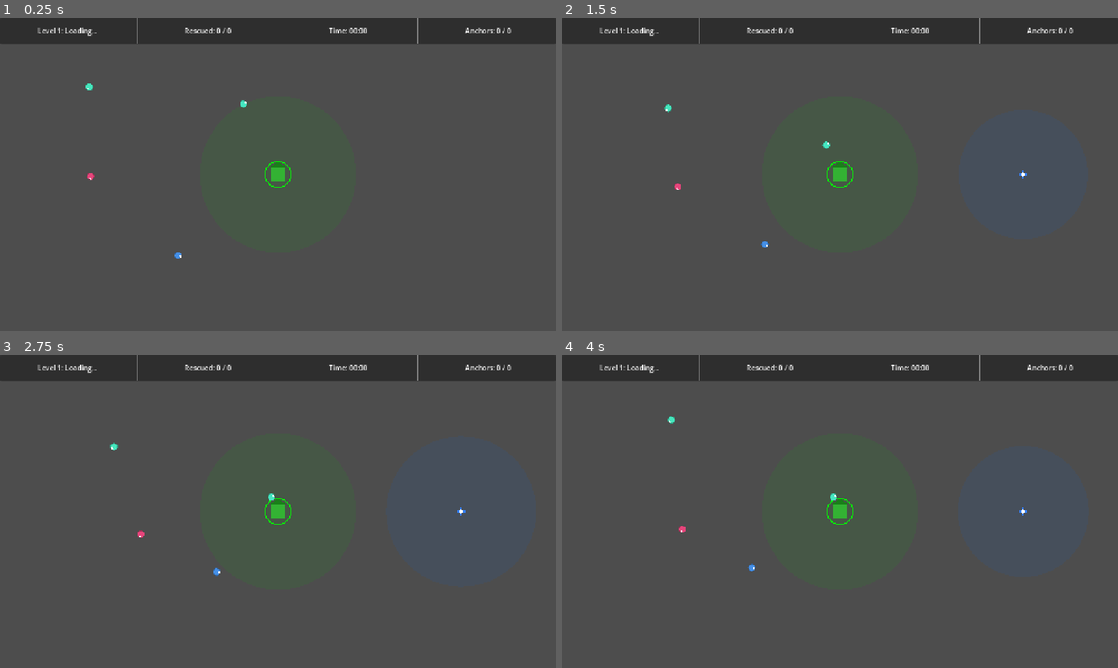
Above: before the commit, frames 1-4 (two rows, left to right).
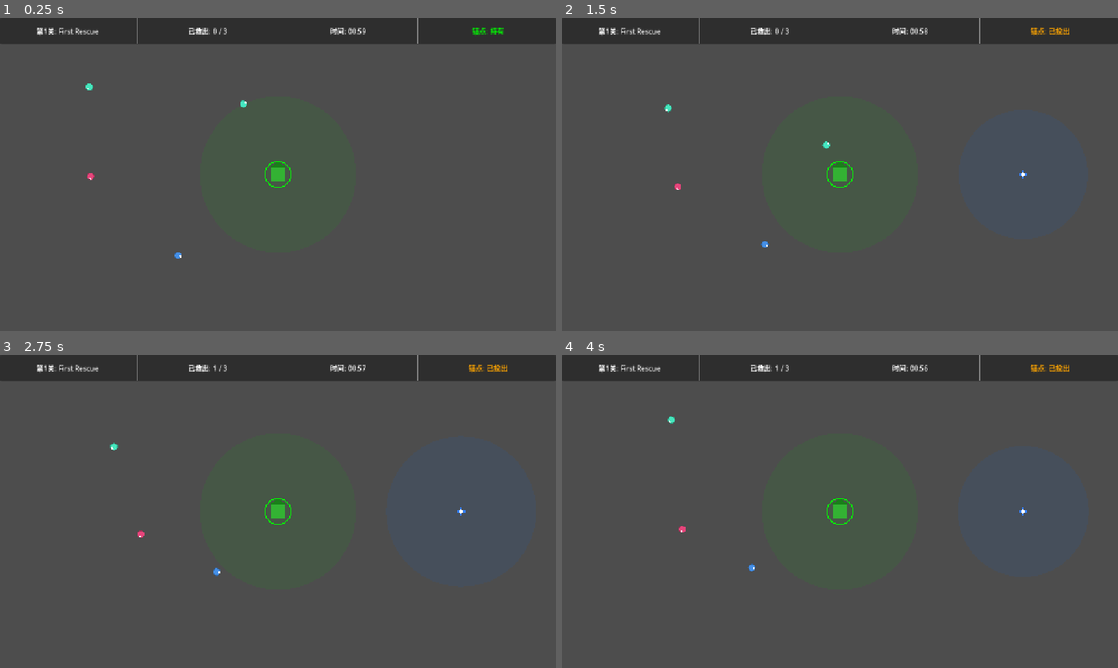
Above: after the commit, the same moments.

Repository: kunk70352-png/Safe-Anchor
Game: Godot game, scene res://src/main/main.tscn
Same seed, same stepped clock (60 frames per second), same inputs: the game is played once before the commit and once after it.
Inputs:
- Up to frame 1 (0.25 s): no input
- Up to frame 2 (1.5 s): hold D (move_right) 0.53-1.28 s; tap Space (charge_throw) at 0.6, 1.35 s; hold S (move_down) from 1.28 s (still down)
- Up to frame 3 (2.75 s): release S (move_down) at 2.03 s; hold D (move_right) from 2.03 s (still down); tap Space (charge_throw) at 2.1 s
- Up to frame 4 (4 s): release D (move_right) at 2.78 s; hold W (move_up) 2.78-3.53 s; tap Space (charge_throw) at 2.85, 3.6 s; hold A (move_left) from 3.53 s (still down)

The runs differ from the first frame. In frame 1, 0.5% of the frame differs, in the area x 6-92%, y 3-6%; in frame 2, 0.6%; in frame 3, 0.6%; in frame 4, 0.6%, in the area x 6-92%, y 2-47%.
Error before the commit: Parse Error: Identifier "anchors_placed" not declared in the current scope. (res://src/autoload/game_manager.gd:97)

Commit message:
修复：移除 reset_for_new_level 中残留的 anchors_placed 引用

Diff:
--- a/src/autoload/game_manager.gd
+++ b/src/autoload/game_manager.gd
@@ -94,7 +94,6 @@
 	current_level_data = null
 	rescued_count = 0
 	time_remaining = 0.0
-	anchors_placed = 0
 	is_level_active = false
 
 
Not shown, added: src/player/player.gd.uid
